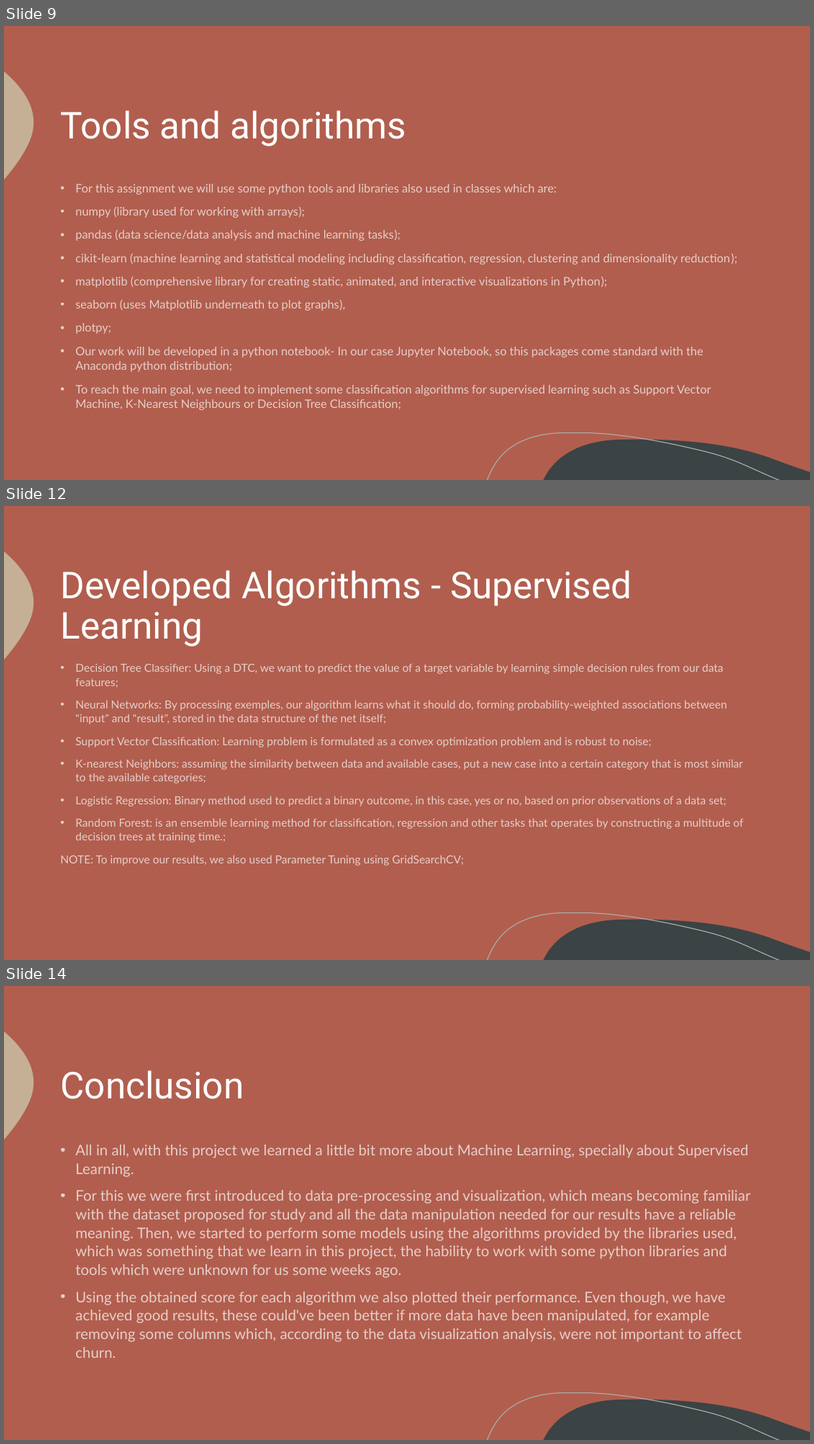
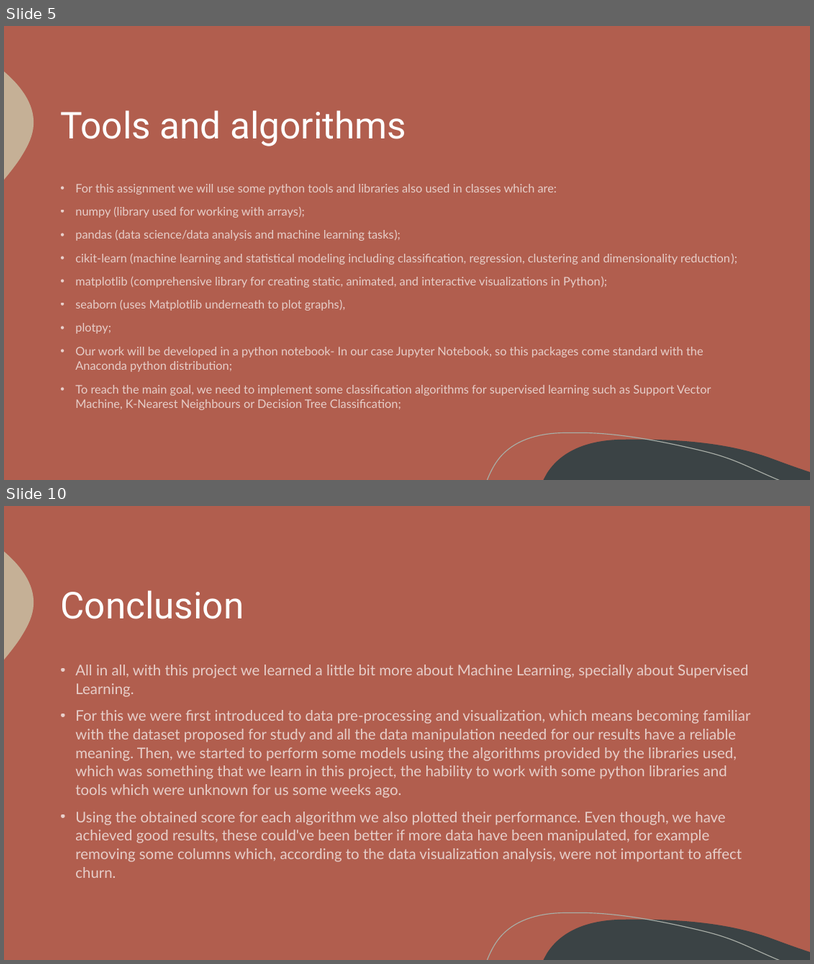
Before and after one commit to itsdomsantos/IART-2022, a slide deck: proj2/iart_proj2_final.pptx. Shown one above the other, each under a label of ours: slides 9, 12 and 14 before the commit, slides 5 and 10 after it; the slides between them are not shown. The pictures are 814x1444 and 814x964 pixels, drawn with LibreOffice and Linux fonts; fonts in the diff are those of the drawing. Boxes give left, top, right and bottom in pixels: in the first picture for what was removed or moved away, otherwise in the second. Text is boxed around its words. In the diff, an @@ line names an element or a change of style, - is before the commit and + after.

```diff
--- a/proj2/iart_proj2_final.pptx
+++ b/proj2/iart_proj2_final.pptx
@@ slide 12 removed at [4,506,810,960], background #B15E4E; not listed: 3 template elements that a slide beside it also shows @@
@@ title removed at [60,570,632,646] @@
-Developed Algorithms - Supervised Learning
@@ text removed at [60,664,743,865] @@
-• Decision Tree Classifier: Using a DTC, we want to predict the value of a target variable by learning simple decision rules from our data features;
-• Neural Networks: By processing exemples, our algorithm learns what it should do, forming probability-weighted associations between “input” and “result”, stored in the data structure of the net itself;
-• Support Vector Classification: Learning problem is formulated as a convex optimization problem and is robust to noise;
-• K-nearest Neighbors: assuming the similarity between data and available cases, put a new case into a certain category that is most similar to the available categories;
-• Logistic Regression: Binary method used to predict a binary outcome, in this case, yes or no, based on prior observations of a data set;
-• Random Forest: is an ensemble learning method for classification, regression and other tasks that operates by constructing a multitude of decision trees at training time.;
-NOTE: To improve our results, we also used Parameter Tuning using GridSearchCV;
@@ what was slide 9 is now slide 5 @@
@@ what was slide 14 is now slide 10 @@
```
Also in this commit, not shown: 3 slides changed, 1 slide added, 4 other slides removed, 5 other files.
